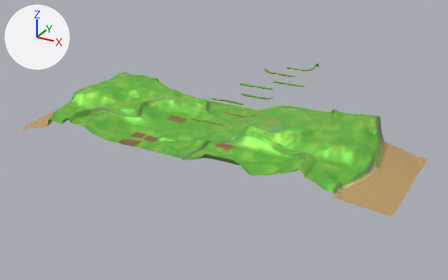
The glTF model native/world/r/route1_south/terrain.glb, before and after one commit.
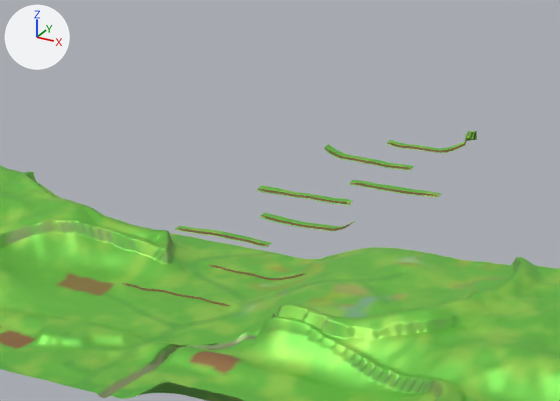
Each version appears first whole from a 50 mm camera at (390.0, -587.0, 333.0) aimed at (-16.0, 151.0, -36.0), and next in a close-up on the part from 33% to 78% of the width and 6% to 58% of the height. The lights are fixed; the arrows at upper left show +X, +Y and +Z. The last two pictures show the newer version. Where no turn or scale is listed for an object, it has been applied to the vertices. Vertices at exactly the same position are counted once.

Objects in the first close-up: 'ledges', 'terrain_1_4', 'terrain_2_4', 'terrain_3_4'.
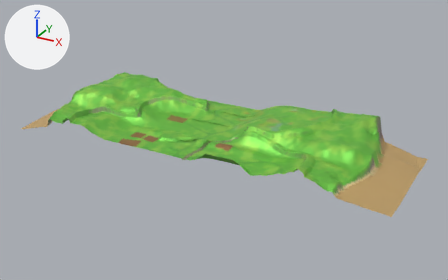
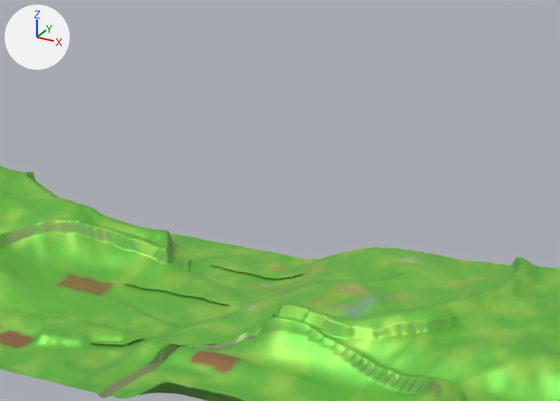
Patch to the scene script:
```diff
--- a/native/world/r/route1_south/terrain.glb.py
+++ b/native/world/r/route1_south/terrain.glb.py
@@ me_mesh_1 @@
 # used by ob_terrain_2_4; location = (0.0, 0.0, 0.0)
-me_mesh_1.from_pydata(...)  # 16020 vertices, 31116 faces; spans x -135.0..45.0, y 0.0..180.0, z 0.0..32.0
+me_mesh_1.from_pydata(...)  # 23724 vertices, 44640 faces; spans x -135.0..45.0, y 0.0..180.0, z 0.0..32.0
+# me_mesh_1 part 1: 2 vertices moved within x 10.0..16.0, y 152.0, z 7.0..8.0; 3 vertices removed from x -51.0..-22.0, y 106.0..150.0, z 4.0..12.0; 4817 vertices added at x -51.0..42.0, y 106.0..154.0, z 5.0..14.0
+# me_mesh_1 part 2: 32 vertices moved within x 9.0..29.0, y 17.0..75.0, z 1.0..6.0; 4 vertices removed from x 12.0..21.0, y 39.0..61.0, z 2.0..5.0; 2894 vertices added at x -24.0..30.0, y 16.0..76.0, z 1.0..6.0
+# other edits to the shape of me_mesh_1 do not show in these pictures
 me_mesh_1.materials.append(mat_material_0)
@@ ob_ledges @@
-ob_ledges = bpy.data.objects.new('ledges', me_mesh_4)
-ob_ledges.location = (0.0, 0.0, 0.0)
```

Boxes (x1, y1, x2, y2) around the edits, measured in the close-ups (560 x 401 px):
'ledges', deleted
    before: (121, 131, 477, 308)
part 1 of me_mesh_1, reshaped
    before: (111, 249, 207, 288)
    after: (111, 249, 309, 305)
part 2 of me_mesh_1, built on
    before: (143, 341, 222, 376)
    after: (90, 337, 215, 383)
